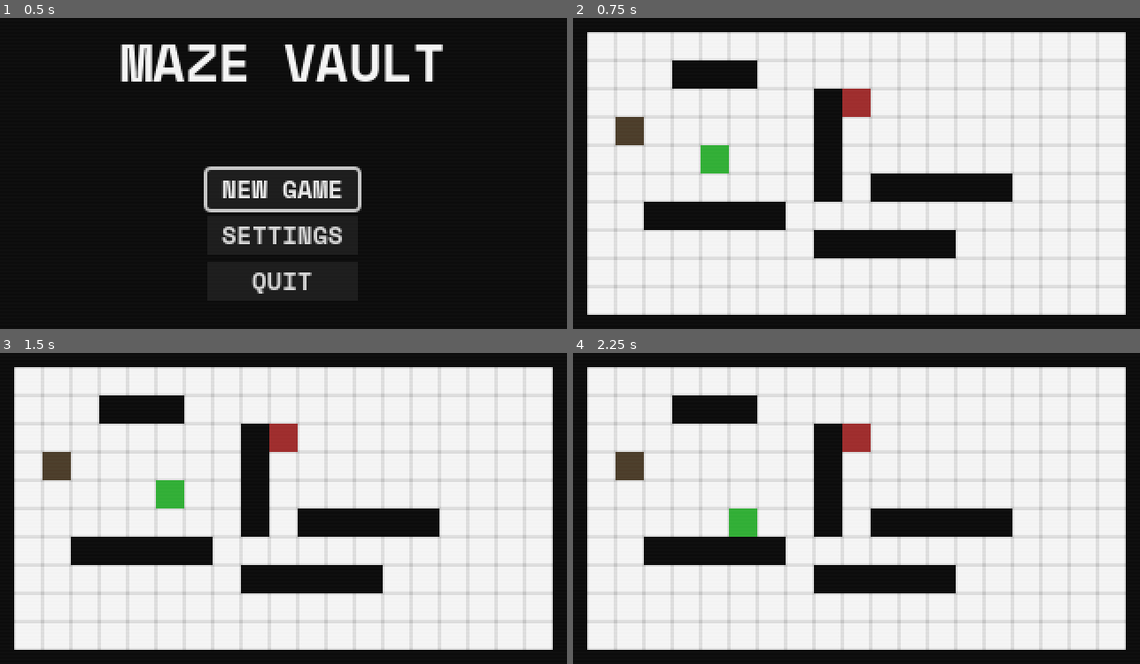
Above: before the commit, frames 1-4 (two rows, left to right).
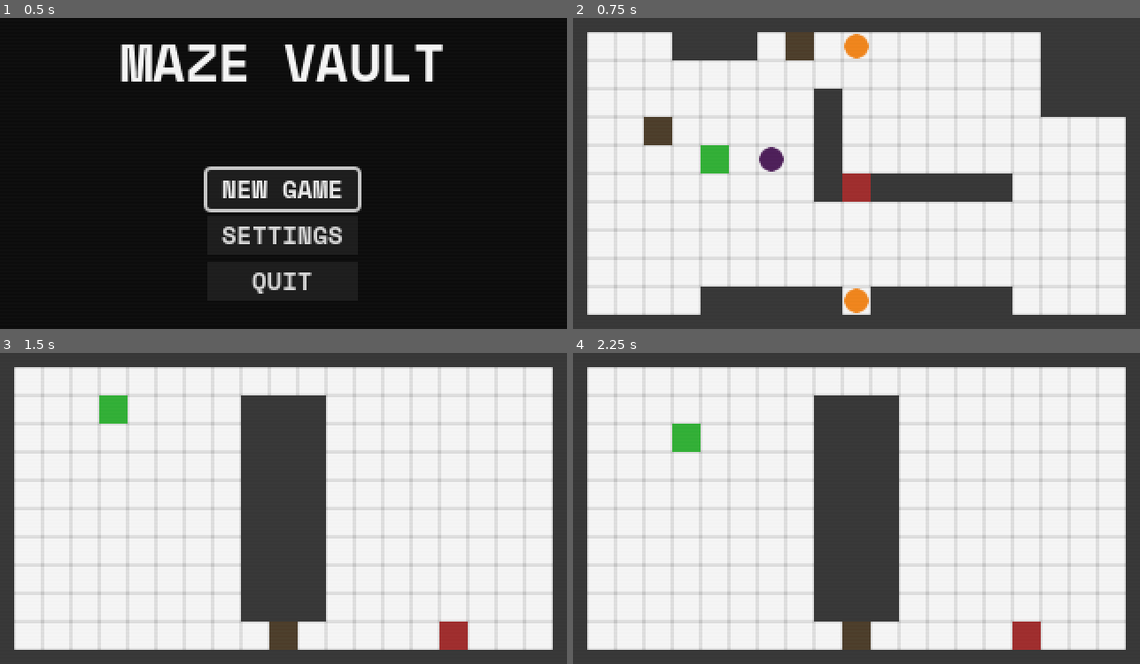
Above: after the commit, the same moments.

Repository: daredakke/maze-vault
Game: Godot game, scene res://scenes/game.tscn
Two runs of this game, one before a commit and one after it. Both use one fixed random seed, a clock stepped at 60 frames per second and the inputs below.
Inputs:
- Up to frame 1 (0.5 s): no input
- Up to frame 2 (0.75 s): click "NEW GAME" at 0.5 s
- Up to frame 3 (1.5 s): tap Enter (ui_accept) at 1.25 s; hold Right (right) from 1.28 s (still down); tap P (TEST_next_level, bound only after the commit) at 1.35 s
- Up to frame 4 (2.25 s): tap Enter (ui_accept) at 1.52, 2 s; release Right (right) at 2.03 s; hold Down (down) from 2.03 s (still down); tap P (TEST_next_level, bound only after the commit) at 2.1 s

Frame 1 is identical in both runs. In frame 2, 37% of the frame differs, in the area x 0-100%, y 0-100%; in frame 3, 33%; in frame 4, 33%.

Commit message:
Buttons and teleporters
Buttons placed in a level can be paired to a teleporter. If the buttons have something on top of them, the teleporter activates and takes the player to the next level if they are standing on top of it.

Diff:
--- a/project.godot
+++ b/project.godot
@@ -84,6 +84,11 @@
 "events": [Object(InputEventKey,"resource_local_to_scene":false,"resource_name":"","device":-1,"window_id":0,"alt_pressed":false,"shift_pressed":false,"ctrl_pressed":false,"meta_pressed":false,"pressed":false,"keycode":0,"physical_keycode":82,"key_label":0,"unicode":114,"echo":false,"script":null)
 ]
 }
+TEST_next_level={
+"deadzone": 0.5,
+"events": [Object(InputEventKey,"resource_local_to_scene":false,"resource_name":"","device":-1,"window_id":0,"alt_pressed":false,"shift_pressed":false,"ctrl_pressed":false,"meta_pressed":false,"pressed":false,"keycode":0,"physical_keycode":80,"key_label":0,"unicode":112,"echo":false,"script":null)
+]
+}
 
 [rendering]
 
--- a/scenes/box.tscn
+++ b/scenes/box.tscn
@@ -17,3 +17,5 @@
 shape = SubResource("RectangleShape2D_fydvt")
 
 [node name="CollisionRay" type="RayCast2D" parent="."]
+target_position = Vector2(0, 0)
+collide_with_areas = true
--- /dev/null
+++ b/scenes/floor_button.tscn
@@ -0,0 +1,17 @@
+[gd_scene load_steps=3 format=3 uid="uid://kohl4tehhnkq"]
+
+[ext_resource type="Script" path="res://scripts/floor_button.gd" id="1_3nc85"]
+[ext_resource type="Texture2D" uid="uid://cg2oxqvmwdn5e" path="res://assets/circle-white-14.png" id="1_jotr4"]
+
+[node name="FloorButton" type="Node2D"]
+z_index = -1
+script = ExtResource("1_3nc85")
+
+[node name="Sprite2D" type="Sprite2D" parent="."]
+modulate = Color(0.976471, 0.517647, 0.0666667, 1)
+texture = ExtResource("1_jotr4")
+
+[node name="PressedRay" type="RayCast2D" parent="."]
+target_position = Vector2(0, 0)
+hit_from_inside = true
+collide_with_areas = true
--- a/scenes/game.tscn
+++ b/scenes/game.tscn
@@ -6,7 +6,6 @@
 [ext_resource type="PackedScene" uid="uid://dhcf22jtoctn0" path="res://scenes/pause.tscn" id="3_jsbi5"]
 [ext_resource type="Texture2D" uid="uid://q64fopn2ht18" path="res://assets/tiled-grid.png" id="5_d5hoy"]
 [ext_resource type="Script" path="res://scripts/level.gd" id="5_hhteu"]
-[ext_resource type="PackedScene" uid="uid://dtixxrocq748g" path="res://scenes/levels/level_test.tscn" id="6_q4wy3"]
 
 [node name="Game" type="Node2D"]
 process_mode = 3
@@ -40,8 +39,7 @@
 script = ExtResource("5_hhteu")
 
 [node name="TiledGrid" type="Sprite2D" parent="Level"]
+z_index = -10
 texture = ExtResource("5_d5hoy")
 centered = false
 offset = Vector2(8, 8)
-
-[node name="LevelTest" parent="Level" instance=ExtResource("6_q4wy3")]
--- a/scenes/levels/level_test.tscn
+++ b/scenes/levels/level_test.tscn
@@ -1,9 +1,11 @@
-[gd_scene load_steps=5 format=3 uid="uid://dtixxrocq748g"]
+[gd_scene load_steps=7 format=3 uid="uid://dtixxrocq748g"]
 
 [ext_resource type="PackedScene" uid="uid://bh36j4ina3tjr" path="res://scenes/wall.tscn" id="1_cf2x5"]
 [ext_resource type="PackedScene" uid="uid://ciaf6xdrrx2v4" path="res://scenes/player.tscn" id="2_pv4xi"]
 [ext_resource type="PackedScene" uid="uid://c2uip3188o5lx" path="res://scenes/robot.tscn" id="3_8bq0y"]
 [ext_resource type="PackedScene" uid="uid://dop7wr7kmcvdl" path="res://scenes/box.tscn" id="4_6qvdd"]
+[ext_resource type="PackedScene" uid="uid://kohl4tehhnkq" path="res://scenes/floor_button.tscn" id="5_fvb3e"]
+[ext_resource type="PackedScene" uid="uid://ddx07vxha00k4" path="res://scenes/teleporter.tscn" id="5_trvfg"]
 
 [node name="LevelTest" type="Node2D"]
 
@@ -26,15 +28,15 @@
 scale = Vector2(20, 1)
 
 [node name="Wall5" parent="Walls" instance=ExtResource("1_cf2x5")]
-position = Vector2(176, 128)
+position = Vector2(208, 160)
 scale = Vector2(5, 1)
 
 [node name="Wall6" parent="Walls" instance=ExtResource("1_cf2x5")]
-position = Vector2(80, 112)
+position = Vector2(112, 160)
 scale = Vector2(5, 1)
 
 [node name="Wall9" parent="Walls" instance=ExtResource("1_cf2x5")]
-position = Vector2(80, 32)
+position = Vector2(80, 16)
 scale = Vector2(3, 1)
 
 [node name="Wall8" parent="Walls" instance=ExtResource("1_cf2x5")]
@@ -48,15 +50,34 @@
 [node name="Wall10" parent="Walls" instance=ExtResource("1_cf2x5")]
 position = Vector2(144, 48)
 
+[node name="Wall10" parent="Walls/Wall10" instance=ExtResource("1_cf2x5")]
+position = Vector2(144, -16)
+scale = Vector2(3, 3)
+
 [node name="Entities" type="Node2D" parent="."]
 
 [node name="Player" parent="Entities" instance=ExtResource("2_pv4xi")]
 position = Vector2(80, 80)
 
 [node name="Robot" parent="Entities" instance=ExtResource("3_8bq0y")]
-position = Vector2(160, 48)
+position = Vector2(160, 96)
 
 [node name="Boxes" type="Node2D" parent="."]
 
+[node name="Box2" parent="Boxes" instance=ExtResource("4_6qvdd")]
+position = Vector2(128, 16)
+
 [node name="Box" parent="Boxes" instance=ExtResource("4_6qvdd")]
-position = Vector2(32, 64)
+position = Vector2(48, 64)
+
+[node name="Interactables" type="Node2D" parent="."]
+
+[node name="Teleporter" parent="Interactables" node_paths=PackedStringArray("buttons") instance=ExtResource("5_trvfg")]
+position = Vector2(112, 80)
+buttons = [NodePath("../FloorButton"), NodePath("../FloorButton2")]
+
+[node name="FloorButton" parent="Interactables" instance=ExtResource("5_fvb3e")]
+position = Vector2(160, 16)
+
+[node name="FloorButton2" parent="Interactables" instance=ExtResource("5_fvb3e")]
+position = Vector2(160, 160)
--- /dev/null
+++ b/scenes/levels/level_test_2.tscn
@@ -0,0 +1,43 @@
+[gd_scene load_steps=5 format=3 uid="uid://c7kakktkoxqv4"]
+
+[ext_resource type="PackedScene" uid="uid://bh36j4ina3tjr" path="res://scenes/wall.tscn" id="1_h7gn8"]
+[ext_resource type="PackedScene" uid="uid://ciaf6xdrrx2v4" path="res://scenes/player.tscn" id="2_ljylc"]
+[ext_resource type="PackedScene" uid="uid://c2uip3188o5lx" path="res://scenes/robot.tscn" id="3_3ipq1"]
+[ext_resource type="PackedScene" uid="uid://dop7wr7kmcvdl" path="res://scenes/box.tscn" id="4_3mq48"]
+
+[node name="LevelTest2" type="Node2D"]
+
+[node name="Walls" type="Node2D" parent="."]
+
+[node name="Wall" parent="Walls" instance=ExtResource("1_h7gn8")]
+position = Vector2(160, 88)
+scale = Vector2(3, 8)
+
+[node name="Wall2" parent="Walls" instance=ExtResource("1_h7gn8")]
+position = Vector2(0, 96)
+scale = Vector2(1, 13)
+
+[node name="Wall3" parent="Walls" instance=ExtResource("1_h7gn8")]
+position = Vector2(320, 96)
+scale = Vector2(1, 13)
+
+[node name="Wall4" parent="Walls" instance=ExtResource("1_h7gn8")]
+position = Vector2(160, 0)
+scale = Vector2(20, 1)
+
+[node name="Wall5" parent="Walls" instance=ExtResource("1_h7gn8")]
+position = Vector2(160, 176)
+scale = Vector2(20, 1)
+
+[node name="Entities" type="Node2D" parent="."]
+
+[node name="Player" parent="Entities" instance=ExtResource("2_ljylc")]
+position = Vector2(64, 32)
+
+[node name="Robot" parent="Entities" instance=ExtResource("3_3ipq1")]
+position = Vector2(256, 160)
+
+[node name="Boxes" type="Node2D" parent="."]
+
+[node name="Box" parent="Boxes" instance=ExtResource("4_3mq48")]
+position = Vector2(160, 160)
--- a/scenes/player.tscn
+++ b/scenes/player.tscn
@@ -6,6 +6,7 @@
 [sub_resource type="RectangleShape2D" id="RectangleShape2D_wp5ws"]
 
 [node name="Player" type="Area2D" node_paths=PackedStringArray("collision_box", "collision_ray") groups=["player"]]
+z_index = 10
 script = ExtResource("1_sidmr")
 is_player = true
 collision_box = NodePath("CollisionShape2D")
--- a/scenes/robot.tscn
+++ b/scenes/robot.tscn
@@ -6,6 +6,7 @@
 [sub_resource type="RectangleShape2D" id="RectangleShape2D_dixpw"]
 
 [node name="Robot" type="Area2D" node_paths=PackedStringArray("player_ray", "collision_box", "collision_ray")]
+z_index = 20
 script = ExtResource("1_27bsu")
 player_ray = NodePath("PlayerRay")
 collision_box = NodePath("CollisionShape2D")
--- /dev/null
+++ b/scenes/teleporter.tscn
@@ -0,0 +1,22 @@
+[gd_scene load_steps=3 format=3 uid="uid://ddx07vxha00k4"]
+
+[ext_resource type="Texture2D" uid="uid://cg2oxqvmwdn5e" path="res://assets/circle-white-14.png" id="1_e6gy1"]
+[ext_resource type="Script" path="res://scripts/teleporter.gd" id="1_q4l80"]
+
+[node name="Teleporter" type="Node2D"]
+script = ExtResource("1_q4l80")
+
+[node name="Sprite2D" type="Sprite2D" parent="."]
+modulate = Color(0.317647, 0.0784314, 0.329412, 1)
+texture = ExtResource("1_e6gy1")
+
+[node name="StoodOnRay" type="RayCast2D" parent="."]
+target_position = Vector2(0, 0)
+hit_from_inside = true
+collide_with_areas = true
+
+[node name="CheckIfOpenDelay" type="Timer" parent="."]
+wait_time = 0.05
+autostart = true
+
+[connection signal="timeout" from="CheckIfOpenDelay" to="." method="_check_if_open_delay_timeout"]
--- a/scenes/wall.tscn
+++ b/scenes/wall.tscn
@@ -8,7 +8,7 @@
 [node name="Wall" type="StaticBody2D" groups=["obstacle", "wall"]]
 
 [node name="Sprite2D" type="Sprite2D" parent="."]
-modulate = Color(0, 0, 0, 1)
+modulate = Color(0.184314, 0.184314, 0.184314, 1)
 texture = ExtResource("1_ik8ve")
 
 [node name="CollisionShape2D" type="CollisionShape2D" parent="."]
--- a/scripts/autoload/event_bus.gd
+++ b/scripts/autoload/event_bus.gd
@@ -3,3 +3,4 @@
 
 signal player_moved
 signal level_reset
+signal player_reached_exit
--- a/scripts/entity.gd
+++ b/scripts/entity.gd
@@ -52,14 +52,12 @@
 		position += dir * GRID_SIZE
 		return
 
-	var collider = collision_ray.get_collider()
-	print_debug(collision_ray.get_collider())
+	var collider := collision_ray.get_collider()
 
 	if _can_move_boxes and collider.is_in_group("moveable"):
-		var is_moveable: bool = collider.move(dir)
-
-		if is_moveable:
+		if collider.move(dir):
 			position += dir * GRID_SIZE
+			return
 
 	if collider.is_in_group("obstacle"):
 		collision_with_obstacle.emit()
--- /dev/null
+++ b/scripts/floor_button.gd
@@ -0,0 +1,40 @@
+class_name FloorButton
+extends Node2D
+
+
+var is_pressed: bool = false
+
+var _wait_time: int = 5
+var _wait_count: int = 0
+var _delay_check: bool = false
+
+@onready var pressed_ray: RayCast2D = $PressedRay
+
+
+func _ready() -> void:
+	EventBus.player_moved.connect(_start_check_delay)
+
+
+func _process(_delta: float) -> void:
+	if _delay_check:
+		_wait_count += 1
+
+		if _wait_count < _wait_time:
+			return
+
+		_check_if_pressed()
+		_wait_count = 0
+		_delay_check = false
+
+
+func _start_check_delay() -> void:
+	_delay_check = true
+
+
+func _check_if_pressed() -> void:
+	pressed_ray.force_raycast_update()
+
+	if pressed_ray.is_colliding():
+		is_pressed = true
+	else:
+		is_pressed = false
--- a/scripts/game.gd
+++ b/scripts/game.gd
@@ -4,6 +4,7 @@
 
 @onready var splash: Splash = %Splash
 @onready var pause: Pause = %Pause
+@onready var level: Level = %Level
 
 
 func _ready() -> void:
@@ -26,6 +27,9 @@
 	if Input.is_action_just_pressed("reset"):
 		EventBus.level_reset.emit()
 		return
+
+	if Input.is_action_just_pressed("TEST_next_level"):
+		level.next_level()
 
 
 func _start_game() -> void:
--- a/scripts/level.gd
+++ b/scripts/level.gd
@@ -1,2 +1,38 @@
 class_name Level
 extends Node2D
+
+const LEVEL_TEST: PackedScene = preload("res://scenes/levels/level_test.tscn")
+const LEVEL_TEST_2: PackedScene = preload("res://scenes/levels/level_test_2.tscn")
+
+var _level_scenes: Array = [
+	LEVEL_TEST,
+	LEVEL_TEST_2,
+]
+var _level_instances: Array
+var _current_level_index: int = 0
+var _current_level_instance: Node2D
+
+
+func _ready() -> void:
+	for scene in _level_scenes:
+		var instance = scene.instantiate() as Node2D
+		_level_instances.append(instance)
+
+	# Add first level
+	_current_level_instance = _level_instances[_current_level_index]
+	add_child(_current_level_instance)
+
+	EventBus.player_reached_exit.connect(next_level)
+
+
+func next_level() -> void:
+	_current_level_index += 1
+
+	if _current_level_index >= _level_instances.size():
+		return
+
+	remove_child(_current_level_instance)
+	_current_level_instance.queue_free()
+
+	_current_level_instance = _level_instances[_current_level_index]
+	add_child(_current_level_instance)
--- a/scripts/robot.gd
+++ b/scripts/robot.gd
@@ -65,14 +65,11 @@
 			_collider = player_ray.get_collider()
 			_count += 1
 
-			if not _collider:
-				continue
-
-			if _collider.is_in_group("obstacle"):
+			if _collider and _collider.is_in_group("obstacle"):
 				_count = 1
 				break
 
-			if _collider.is_in_group("player"):
+			if _collider and _collider.is_in_group("player"):
 				_count = 1
 				_last_player_direction = directions[dir]
 				_move(_last_player_direction)
--- /dev/null
+++ b/scripts/teleporter.gd
@@ -0,0 +1,62 @@
+class_name Teleporter
+extends Node2D
+
+
+@export var buttons: Array[FloorButton]
+
+var _button_pressed_count: int = 0
+var _is_open: bool = false
+var _wait_time: int = 5
+var _wait_count: int = 0
+var _delay_check: bool = false
+
+@onready var sprite_2d: Sprite2D = $Sprite2D
+@onready var stood_on_ray: RayCast2D = $StoodOnRay
+
+
+func _ready() -> void:
+	EventBus.player_moved.connect(_start_check_delay)
+
+
+func _process(_delta: float) -> void:
+	if _delay_check:
+		_wait_count += 1
+
+		if _wait_count < _wait_time:
+			return
+
+		_check_if_stood_on()
+		_wait_count = 0
+		_delay_check = false
+
+
+func _start_check_delay() -> void:
+	if _is_open:
+		_delay_check = true
+
+
+func _check_if_open_delay_timeout() -> void:
+	for button in buttons:
+		if button.is_pressed:
+			_button_pressed_count += 1
+
+	if _button_pressed_count == buttons.size():
+		sprite_2d.modulate = Color.from_hsv(0.8, 0.76, 0.80, 1.0)
+		_is_open = true
+	else:
+		sprite_2d.modulate = Color.from_hsv(0.8, 0.76, 0.33, 1.0)
+		_is_open = false
+
+	_button_pressed_count = 0
+
+
+func _check_if_stood_on() -> void:
+	stood_on_ray.force_raycast_update()
+
+	if not stood_on_ray.is_colliding():
+		return
+
+	var collider := stood_on_ray.get_collider()
+
+	if collider.is_in_group("player"):
+		EventBus.player_reached_exit.emit()
Binary file added: assets/circle-white-14.png
Not shown, added: assets/circle-white-14.png.import
Not shown: 1 places in scenes/game.tscn that only renumber resources
